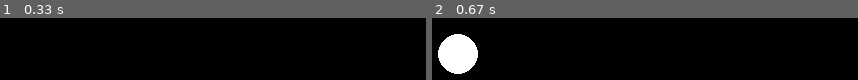
Above: before the commit, frames 1-2 (left to right).
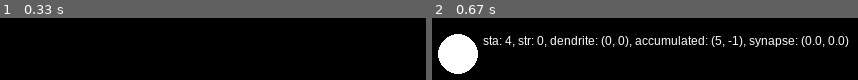
Above: after the commit, the same moments.

Repository: Tiques1/HumanNetwork
Game: pygame game, started from graphics/pygame/main.py
Two runs of this game, one before a commit and one after it. Both use one fixed random seed, a clock stepped at 60 frames per second and the inputs below.
Inputs (mouse positions are in pixels of both pictures, inside the frame that each line leads up to):
- Up to frame 1 (0.33 s): no input
- Up to frame 2 (0.67 s): click (457, 53) at 0.38 s

Frame 1 is identical in both runs. In frame 2, 5.1% of the frame differs, in the area x 11-98%, y 29-47%.

Commit message:
editor can remove links and more features now

Diff:
--- a/graphics/pygame/main.py
+++ b/graphics/pygame/main.py
@@ -1,6 +1,5 @@
-import asyncio
 import threading
-
+import math
 import pygame
 import sys
 import pickle
@@ -15,7 +14,7 @@
 
 # Настройки окна
 width, height = 800, 600
-screen = pygame.display.set_mode((width, height))
+screen = pygame.display.set_mode((width, height), pygame.RESIZABLE)
 pygame.display.set_caption("Графический редактор нейронов")
 
 # Цвета
@@ -35,21 +34,83 @@
         self.x = x
         self.y = y
         self.color = color
+        self.line_color = color
         self.radius = 20
         self.connections = []
+
+    def draw_arrow(self, screen, start_pos, end_pos, color, scale):
+        arrow_size = 10 * scale
+        angle = math.atan2(end_pos[1] - start_pos[1], end_pos[0] - start_pos[0])
+        pygame.draw.line(screen, color, end_pos, (end_pos[0] - arrow_size * math.cos(angle - math.pi / 6),
+                                                   end_pos[1] - arrow_size * math.sin(angle - math.pi / 6)), int(2 * scale))
+        pygame.draw.line(screen, color, end_pos, (end_pos[0] - arrow_size * math.cos(angle + math.pi / 6),
+                                                   end_pos[1] - arrow_size * math.sin(angle + math.pi / 6)), int(2 * scale))
 
     def draw(self, screen, camera_x, camera_y, scale):
         neuron_pos = (camera_x + self.x * scale, camera_y + self.y * scale)
         pygame.draw.circle(screen, self.color, (int(neuron_pos[0]), int(neuron_pos[1])), int(self.radius * scale))
         for connection in self.connections:
             connection_pos = (camera_x + connection.x * scale, camera_y + connection.y * scale)
-            pygame.draw.line(screen, self.color, (int(neuron_pos[0]), int(neuron_pos[1])), (int(connection_pos[0]), int(connection_pos[1])), int(2 * scale))
+            # Найти направление от текущего нейрона к связанному нейрону
+            dx = connection_pos[0] - neuron_pos[0]
+            dy = connection_pos[1] - neuron_pos[1]
+            distance = math.sqrt(dx ** 2 + dy ** 2)
+            if distance > 0:  # Проверка, чтобы избежать деления на 0
+                # Координаты начала линии на границе круга текущего нейрона
+                start_pos = (int(neuron_pos[0] + dx * self.radius * scale / distance),
+                             int(neuron_pos[1] + dy * self.radius * scale / distance))
+                # Координаты конца линии на границе круга связанного нейрона
+                end_pos = (int(connection_pos[0] - dx * connection.radius * scale / distance),
+                           int(connection_pos[1] - dy * connection.radius * scale / distance))
+                pygame.draw.line(screen, self.line_color, start_pos, end_pos, int(2 * scale))
+                self.draw_arrow(screen, start_pos, end_pos, self.line_color, scale)
+
+        # Отображение характеристик
+        font = pygame.font.SysFont('Arial', 12)
+        characteristics = f"sta: {self.sta}, str: {self.str}, dendrite: {self.dendrite[0], self.dendrite[1]}, " \
+                          f"accumulated: {self.accumulated[0], self.accumulated[1]}, synapse: {self.synapse[0], self.synapse[1]}"
+        text = font.render(characteristics, True, WHITE)
+        screen.blit(text, (int(neuron_pos[0] + self.radius * scale + 5), int(neuron_pos[1] - self.radius * scale)))
 
     def add_connection(self, neuron):
-        self.connections.append(neuron)
+        if neuron in self.connections:
+            self.connections.remove(neuron)
+        else:
+            self.connections.append(neuron)
 
     def change_color(self, color):
         self.color = color
+
+    # def _collecting_state(self):
+    #     self.color = self.color_range()
+
+    def _dropping_state(self):
+        # self.color = WHITE
+        self.line_color = self.color_range()
+
+    def _recovery_state(self):
+        self.line_color = WHITE
+
+    def color_range(self):
+        value = sum(self.current_state)
+        min_value = 0
+        max_value = self.treshold
+
+        # Нормируем значение в диапазон от 0 до 1
+        normalized = (value - min_value) / (max_value - min_value)
+        normalized = max(0, min(1, normalized))  # Ограничиваем диапазон от 0 до 1
+
+        # Цвета в формате RGB
+        white = (255, 255, 255)
+        gold = (255, 215, 0)
+
+        # Интерполяция цветов
+        r = int(white[0] + (gold[0] - white[0]) * normalized)
+        g = int(white[1] + (gold[1] - white[1]) * normalized)
+        b = int(white[2] + (gold[2] - white[2]) * normalized)
+
+        return (r, g, b)
+
 
 # Функции
 def get_neuron_at_position(neurons, pos, camera_x, camera_y, scale):
@@ -148,7 +209,6 @@
             self.network.run = False
             self.network = pickle.load(f)
             threading.Thread(target=self.network.maincycle).start()
-            print(self.network.neurons)
 
 def choose_file():
     root = tk.Tk()
--- a/neurons/network.py
+++ b/neurons/network.py
@@ -13,7 +13,10 @@
 
     # first to second (one way communication)
     def link(self, n1, n2):
-        self.neurons[n1].append(n2)
+        if n2 in self.neurons[n1]:
+            self.neurons[n1].remove(n2)
+        else:
+            self.neurons[n1].append(n2)
 
     def add(self, n: Neuron):
         self.neurons[n] = []
@@ -25,7 +28,7 @@
                 neuron.step()
                 tm = neuron.synapse
                 neuron.synapse[0] = neuron.synapse[0] * 0.1
-                neuron.synapse[1] = neuron.synapse[0] * 0.1
+                neuron.synapse[1] = neuron.synapse[1] * 0.1
                 amount = len(self.neurons[neuron])
                 for dendrite in self.neurons[neuron]:
                     dendrite.dendrites((tm[0]/amount, tm[1]/amount))
@@ -33,7 +36,7 @@
             for neuron in self.neurons.keys():
                 neuron.last_state = neuron.current_state
 
-            time.sleep(0.01)
+            time.sleep(0.5)
             c+=1
             print(f'-----------{c}------------')
 
--- a/neurons/neuron.py
+++ b/neurons/neuron.py
@@ -17,7 +17,7 @@
         self.synapse = [0, 0]  # send to another neuron and reset to zero
 
         # inner tm
-        self.reproductivity = [2, -1]  # amount of transmitters + on each step
+        self.reproductivity = [5, -1]  # amount of transmitters + on each step
         self.accumulated = [0, 0]  # move to synapse and set accumulated * returnability
 
         self.current_state = [0, 0]  # how many transmitters in synapse; before calculations complete
@@ -27,30 +27,60 @@
         self.accumulated[0] += self.reproductivity[0]
         self.accumulated[1] += self.reproductivity[1]
         if self.str > 0:
-            print(pcns(), self.name, 'ВОССТАНАВЛИВАЮСЬ')
+            # print(pcns(), self.name, 'ВОССТАНАВЛИВАЮСЬ')
+            self._recovery_state()
+
             self.str -= 1
         elif self.sta == 1:
-            print(pcns(), self.name, 'ВЫБРАСЫВАЮ')
+            # print(pcns(), self.name, 'ВЫБРАСЫВАЮ')
+            self._dropping_state()
+
             self.sta = 0
             self.synapse[0] += self.accumulated[0]
-            self.synapse[0] += self.accumulated[1]
+            self.synapse[1] += self.accumulated[1]
             self.accumulated[0] = self.accumulated[0] * self.returnablity
-            self.accumulated[1] = self.accumulated[0] * self.returnablity
+            self.accumulated[1] = self.accumulated[1] * self.returnablity
             self.str = self.recovery
         elif self.sta > 0:
-            print(pcns(), self.name, 'ПЕРЕДАЮ')
+            # print(pcns(), self.name, 'ПЕРЕДАЮ')
+            self._givinig_state()
+
             self.sta -= 1
         elif self.last_state[0] + self.last_state[1] > self.treshold:
-            print(pcns(), self.name, 'АКТИВИРУЮСЬ')
+            # print(pcns(), self.name, 'АКТИВИРУЮСЬ')
+            self._activating_state()
+
             self.sta = self.speed
         else:
-            print(pcns(), self.name, 'НАКАПЛИВАЮ')
+            # print(pcns(), self.name, 'НАКАПЛИВАЮ')
+            self._collecting_state()
+
             self.current_state[0] += self.dendrite[0]
             self.current_state[1] += self.dendrite[1]
             self.dendrite[0] = 0
             self.dendrite[1] = 0
 
     def dendrites(self, tm):
-        print(pcns(), self.name, 'ПРИНИМАЮ')
+        # print(pcns(), self.name, 'ПРИНИМАЮ')
+        self._getting_state()
+
         self.dendrite[0] += tm[0]
         self.dendrite[1] += tm[1]
+
+    def _recovery_state(self):
+        pass
+
+    def _dropping_state(self):
+        pass
+
+    def _givinig_state(self):
+        pass
+
+    def _activating_state(self):
+        pass
+
+    def _collecting_state(self):
+        pass
+
+    def _getting_state(self):
+        pass
Binary file added: dynamicnet.pkl
Binary file removed: network.pkl
